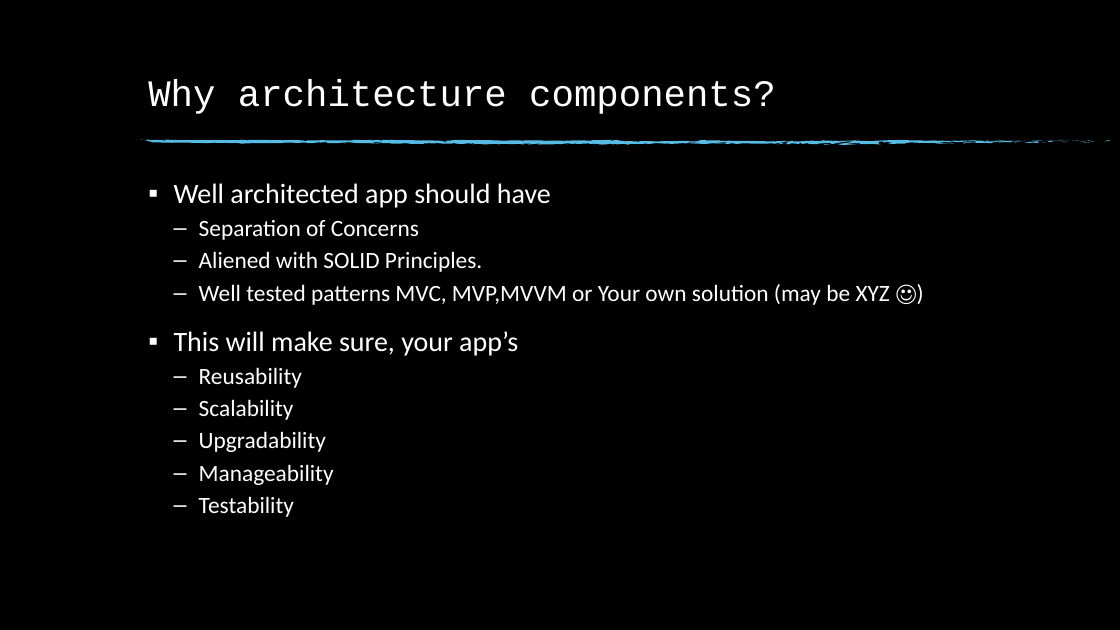
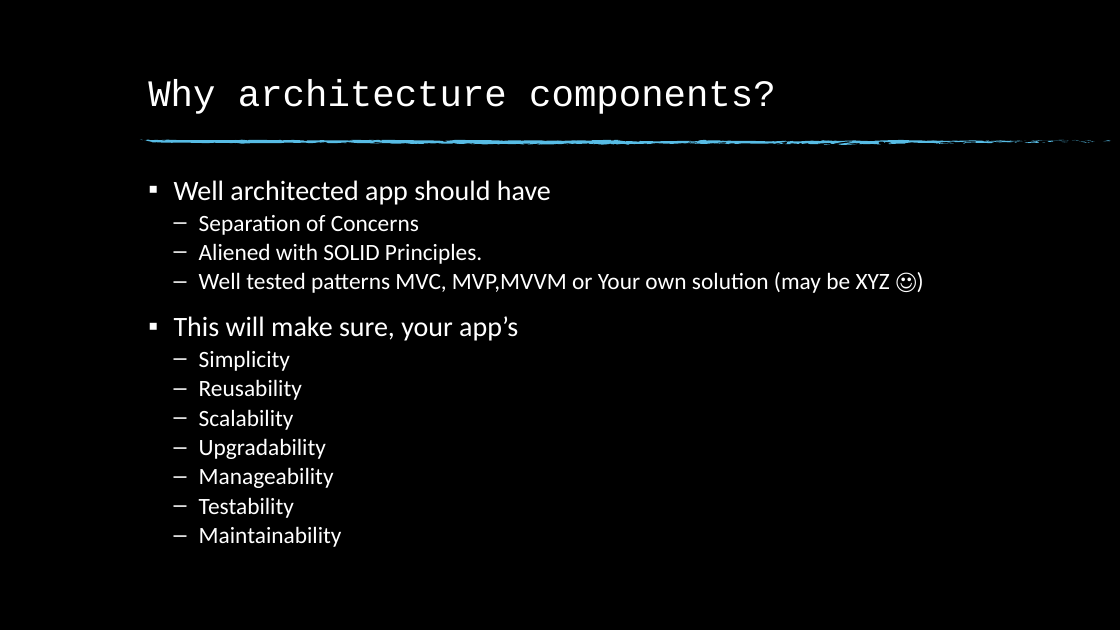
Before and after one commit to sanathe06/meetup2018-02-22, a slide deck: slide 3 of Android Architecture Components.pptx. Drawn at 1120x630 pixels with LibreOffice and Linux fonts; fonts in the diff are those of the drawing; background and template pictures are left out. Boxes give left, top, right and bottom in pixels: in the first picture for what was removed or moved away, otherwise in the second. Text is boxed around its words. In the diff, an @@ line names an element or a change of style, - is before the commit and + after.

```diff
--- a/Android Architecture Components.pptx
+++ b/Android Architecture Components.pptx
@@ text at (174, 180, 890, 518): line spacing 0.9 to 0.8 @@
@@ text at (199, 350, 290, 371): paragraph added @@
+  – Simplicity
@@ text at (199, 526, 342, 547): paragraph added @@
+  – Maintainability
```
Also in this commit, not shown: 9 other slides changed, 5 slides added, 4 slides removed.
